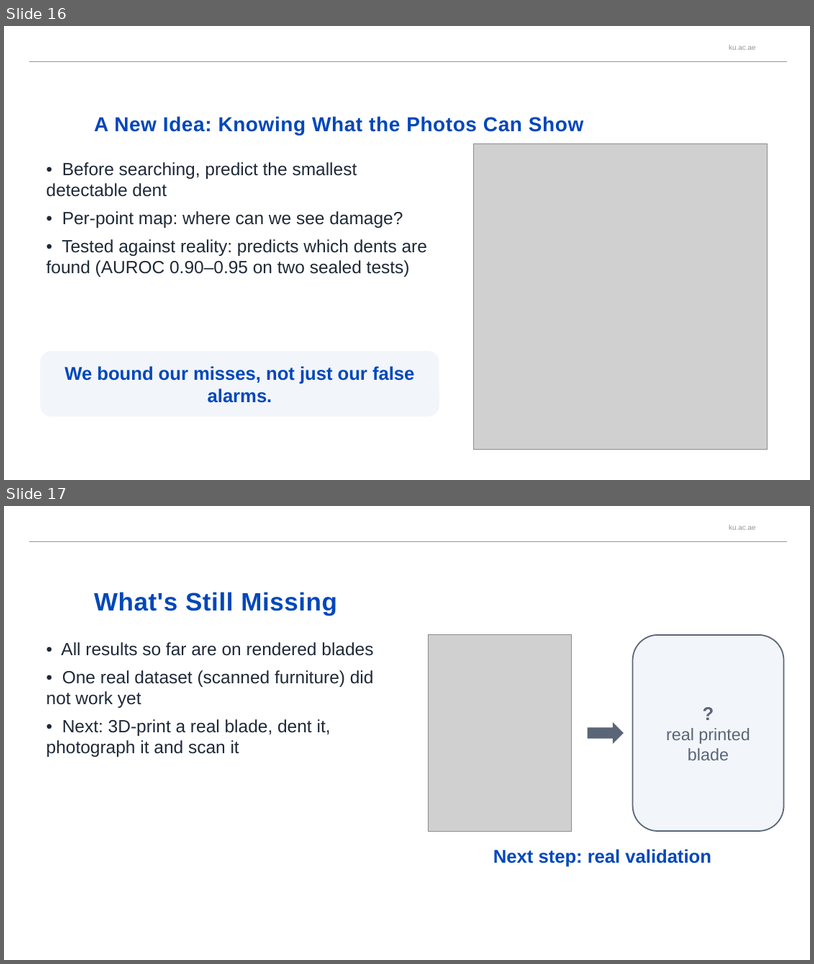
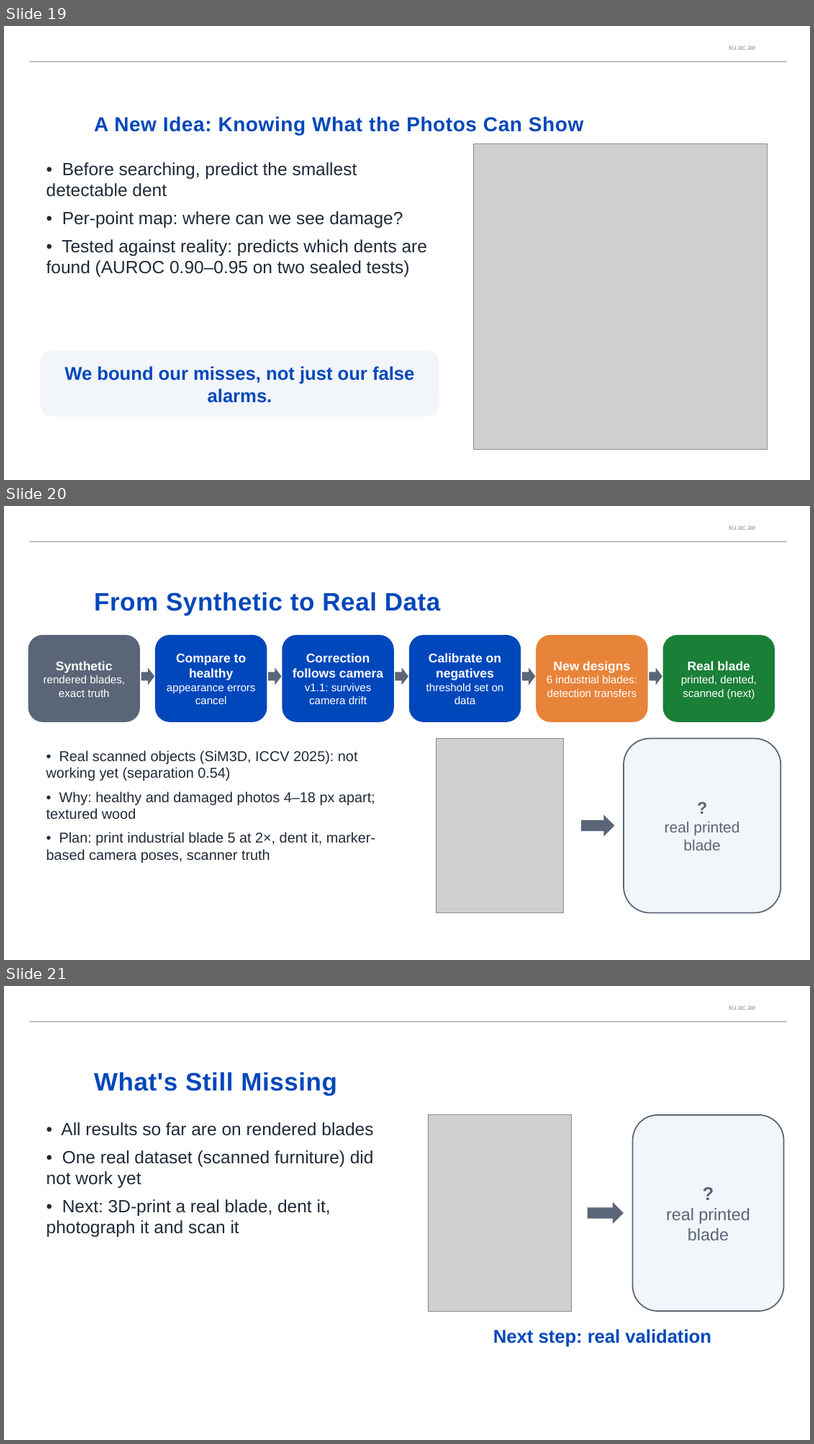
Before and after one commit to afeefaaazam03/3D-Jetblade, a slide deck: media/BladeDelta_presentation.pptx. Shown one above the other, each under a label of ours: slides 16 and 17 before the commit, slides 19, 20 and 21 after it. The pictures are 814x964 and 814x1444 pixels, drawn with LibreOffice and Linux fonts; fonts in the diff are those of the drawing; grey boxes stand for pictures; background and template pictures are left out. Boxes give left, top, right and bottom in pixels: in the first picture for what was removed or moved away, otherwise in the second. Text is boxed around its words. In the diff, an @@ line names an element or a change of style, - is before the commit and + after.

```diff
--- a/media/BladeDelta_presentation.pptx
+++ b/media/BladeDelta_presentation.pptx
@@ slide 20 added at [4, 506, 810, 960], background #FFFFFF; not listed: 2 template elements that a slide beside it also shows @@
@@ title added at [94, 592, 441, 615], 30 pt, text #0047BA, bold @@
+From Synthetic to Real Data
@@ rounded rectangle added at [28, 635, 140, 722], fill #5A6577, 13 pt, text #FFFFFF @@
+Synthetic
+rendered blades, exact truth
@@ rounded rectangle added at [155, 635, 267, 722], fill #0047BB, 13 pt, text #FFFFFF @@
+Compare to healthy
+appearance errors cancel
@@ rounded rectangle added at [282, 635, 394, 722], fill #0047BB, 13 pt, text #FFFFFF @@
+Correction follows camera
+v1.1: survives camera drift
@@ rounded rectangle added at [409, 635, 521, 722], fill #0047BB, 15 pt, text #FFFFFF, bold @@
+Calibrate on negatives
+threshold set on data
@@ rounded rectangle added at [536, 635, 648, 722], fill #E8833A, 13 pt, text #FFFFFF @@
+New designs
+6 industrial blades: detection transfers
@@ rounded rectangle added at [664, 635, 775, 722], fill #1A7F37, 13 pt, text #FFFFFF @@
+Real blade
+printed, dented, scanned (next)
@@ right arrow added at [142, 667, 154, 685], fill #5A6577 @@
@@ right arrow added at [268, 667, 282, 685], fill #5A6577 @@
@@ right arrow added at [396, 667, 409, 685], fill #5A6577 @@
@@ right arrow added at [522, 667, 536, 685], fill #5A6577 @@
@@ right arrow added at [650, 667, 663, 685], fill #5A6577 @@
@@ picture added at [436, 739, 563, 913] @@
@@ rounded rectangle added at [624, 739, 782, 913], fill #F2F5FA, outline #5A6577 1.5 pt, 18 pt, text #5A6577 @@
+?
+real printed
+blade
@@ text added at [46, 750, 376, 862], 17 pt, text #1F2937 @@
+• Real scanned objects (SiM3D, ICCV 2025): not working yet (separation 0.54)
+• Why: healthy and damaged photos 4–18 px apart; textured wood
+• Plan: print industrial blade 5 at 2×, dent it, marker-based camera poses, scanner truth
@@ right arrow added at [581, 815, 615, 836], fill #5A6577 @@
@@ what was slide 16 is now slide 19 @@
@@ what was slide 17 is now slide 21 @@
```
Also in this commit, not shown: 1 slide changed, 4 other slides added.
